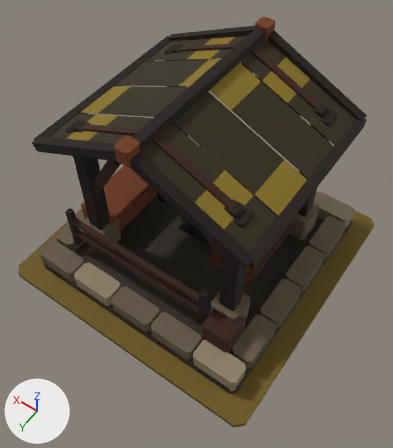
Two versions of the glTF model art/sawmill_t3/sawmill_t3.glb, one commit apart.
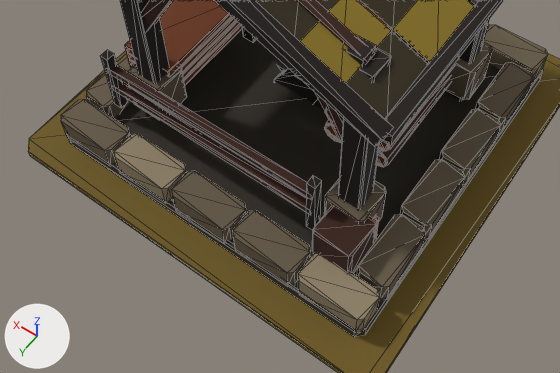
Old and new are each drawn whole from a camera (50 mm lens) standing at (-1.64, 2.37, 4.31) and looking at (-0.09, 0.21, 0.9) and again close up on the part from 0% to 92% of the width and 39% to 93% of the height. The axes (+X, +Y, +Z) are drawn at lower left. The lights are the same throughout. The last two pictures show the newer version. The close-ups show mesh edges as thin lines.

The older version as bpy lines, for what is in view:
```python
me_mmr___sawmill___t03_header_frame_mesh_001 = bpy.data.meshes.new('MMR | sawmill | T03 Header Frame Mesh.001')
me_mmr___sawmill___t03_header_frame_mesh_001.from_pydata(...)  # 128 vertices, 208 faces; spans x -0.715..0.715, y -0.615..0.615, z 1.26..1.76
me_mmr___sawmill___t03_header_frame_mesh_001.materials.append(mat_mmr___shared_palette_atlas)  # picture img_mmr_shared_color_palette_64
me_mmr___sawmill___t03_saw_blade_mesh_001 = bpy.data.meshes.new('MMR | sawmill | T03 Saw Blade Mesh.001')
me_mmr___sawmill___t03_saw_blade_mesh_001.from_pydata(...)  # 160 vertices, 252 faces; spans x -0.316..0.316, y -0.095..0.028, z -0.316..0.316
me_mmr___sawmill___t03_saw_blade_mesh_001.materials.append(mat_mmr___shared_palette_atlas)  # picture img_mmr_shared_color_palette_64
me_mmr___sawmill___tier_03_ground_mesh_001 = bpy.data.meshes.new('MMR | sawmill | Tier 03 Ground Mesh.001')
me_mmr___sawmill___tier_03_ground_mesh_001.from_pydata(...)  # 16 vertices, 28 faces; spans x -1.17..1.17, y -1.17..1.17, z -0.05..0.0
me_mmr___sawmill___tier_03_ground_mesh_001.materials.append(mat_mmr___shared_palette_atlas)  # picture img_mmr_shared_color_palette_64
ob_mmr___sawmill___t03_header_frame_001 = bpy.data.objects.new('MMR | sawmill | T03 Header Frame.001', me_mmr___sawmill___t03_header_frame_mesh_001)
ob_mmr___sawmill___t03_header_frame_001.location = (0.0, 0.0, 0.316)
ob_mmr___sawmill___t03_saw_blade_001 = bpy.data.objects.new('MMR | sawmill | T03 Saw Blade.001', me_mmr___sawmill___t03_saw_blade_mesh_001)
ob_mmr___sawmill___t03_saw_blade_001.location = (0.0, 0.0, 0.316)
ob_mmr___sawmill___tier_03_ground_001 = bpy.data.objects.new('MMR | sawmill | Tier 03 Ground.001', me_mmr___sawmill___tier_03_ground_mesh_001)
ob_mmr___sawmill___tier_03_ground_001.location = (0.0, 0.0, 0.316)
# also in view: 'MMR | sawmill | T03 Architecture.001' at (0.0, 0.0, 1.23)
```
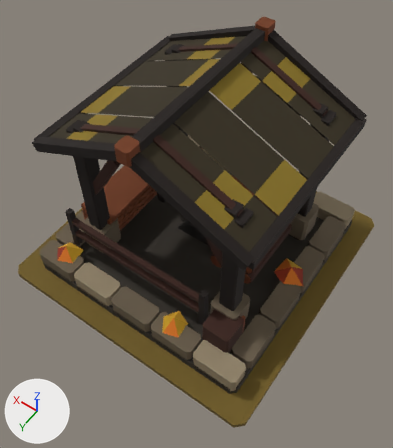
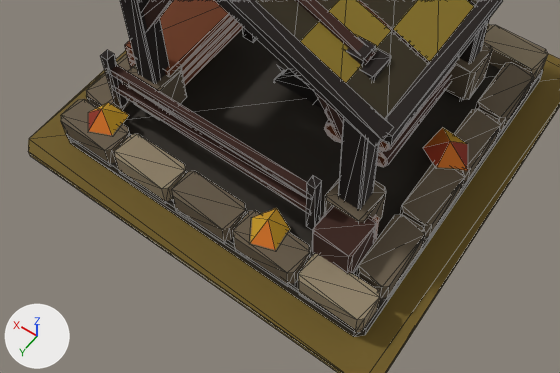
Where the change shows, as pixel boxes [x1, y1, x2, y2] in the close-ups (560 x 373 px):
'MMR | sawmill | T03 Autumn Dressing.001', added
    after: [89, 103, 468, 250]

The edits, one by one:
Mesh me_mmr___sawmill___t03_autumn_dressing_001 is new.
It has 30 vertices, 25 faces and spans x -0.99..0.98, y -0.95..0.99, z 0.21..0.32.
It uses material mat_mmr___shared_palette_atlas (picture img_mmr_shared_color_palette_64).
Object 'MMR | sawmill | T03 Autumn Dressing.001' (ob_mmr___sawmill___t03_autumn_dressing_001) is new; it shows me_mmr___sawmill___t03_autumn_dressing_001.
Its location is (0.0, 0.0, 0.316).
